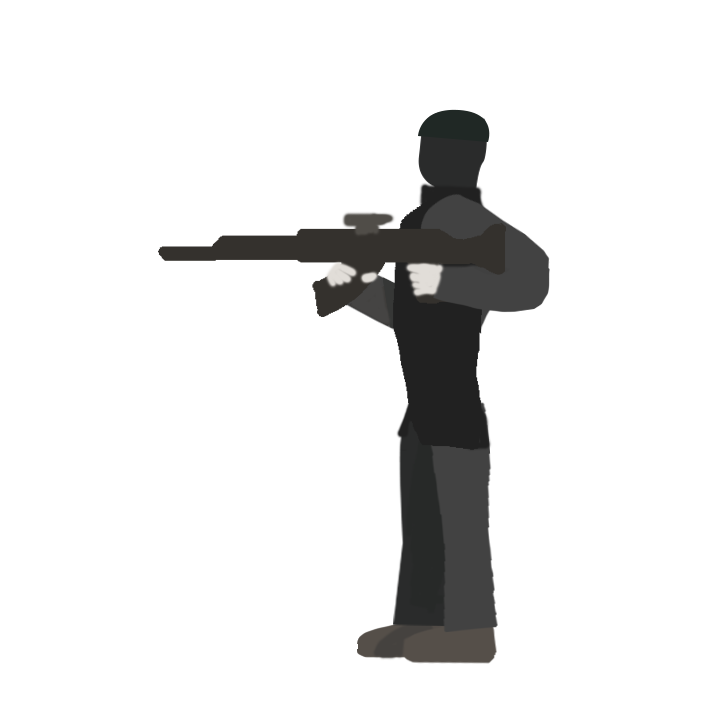
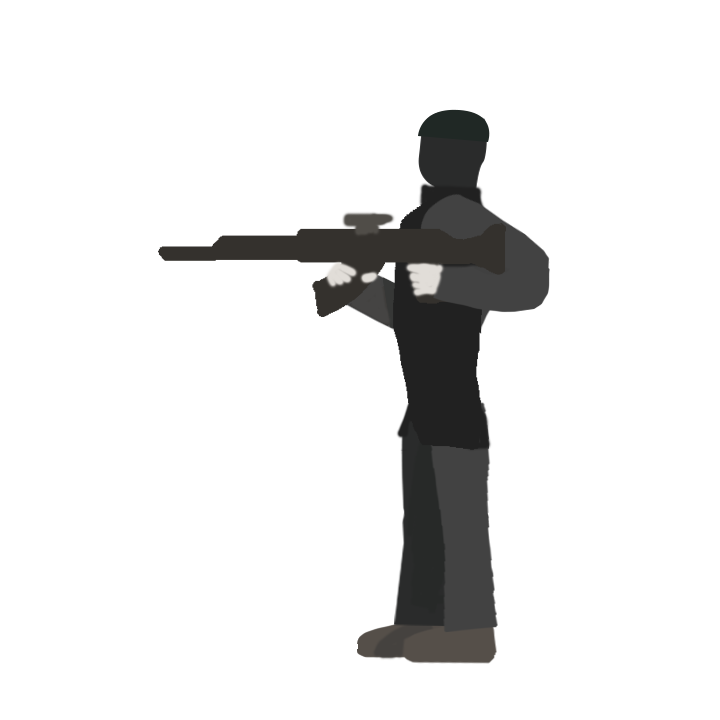
Layers edited between the first and the second w=720, h=720 image:
added layer "Слой 12" above "Слой 5" over bbox(431, 429, 491, 526)
painted on "Слой 5" over bbox(431, 436, 492, 525)
added layer "Слой 13" above "Слой 4" over bbox(400, 402, 443, 525)
painted on "Слой 4" over bbox(393, 402, 443, 626)
